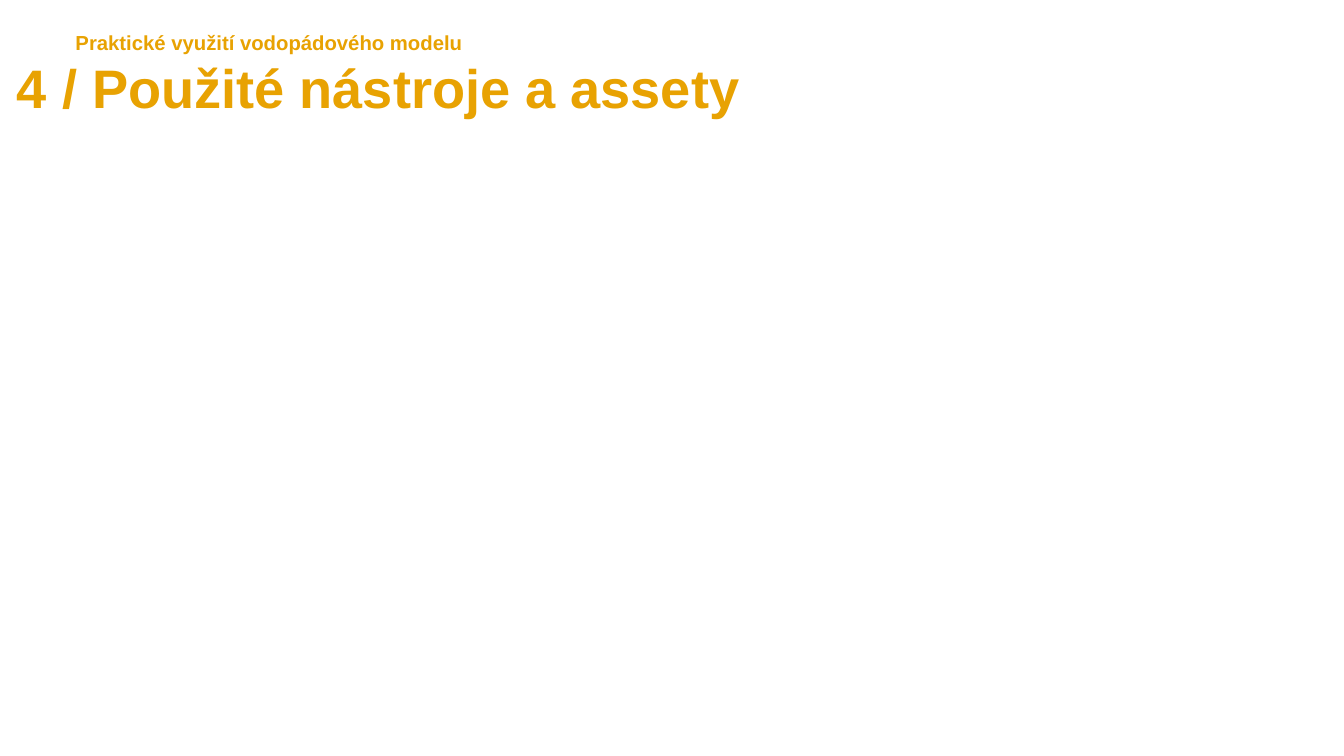
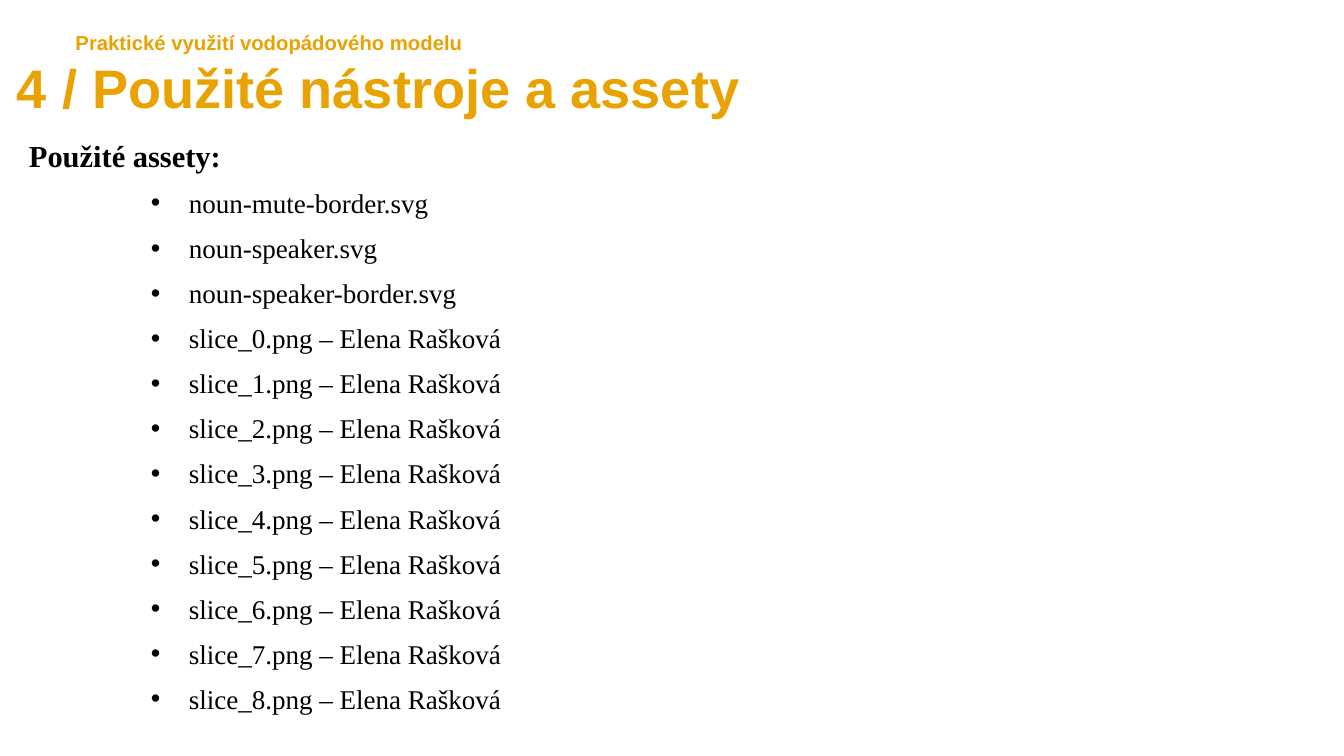
Before and after one commit to marecekroman/GregGame, a slide deck: slide 7 of Gregs Game.pptx. Drawn at 1344x756 pixels with LibreOffice and Linux fonts; fonts in the diff are those of the drawing. Boxes give left, top, right and bottom in pixels: in the first picture for what was removed or moved away, otherwise in the second. Text is boxed around its words. In the diff, an @@ line names an element or a change of style, - is before the commit and + after.

```diff
--- a/Gregs Game.pptx
+++ b/Gregs Game.pptx
@@ text added at box(29, 145, 501, 714), 16 pt, text #000000 @@
+  Použité assety:
+    • noun-mute-border.svg
+    • noun-speaker.svg
+    • noun-speaker-border.svg
+    • slice_0.png – Elena Rašková
+    • slice_1.png – Elena Rašková
+    • slice_2.png – Elena Rašková
+    • slice_3.png – Elena Rašková
+    • slice_4.png – Elena Rašková
+    • slice_5.png – Elena Rašková
+    • slice_6.png – Elena Rašková
+    • slice_7.png – Elena Rašková
+    • slice_8.png – Elena Rašková
```
Also in this commit, not shown: 5 other slides changed, 1 slide added, 24 other files.
